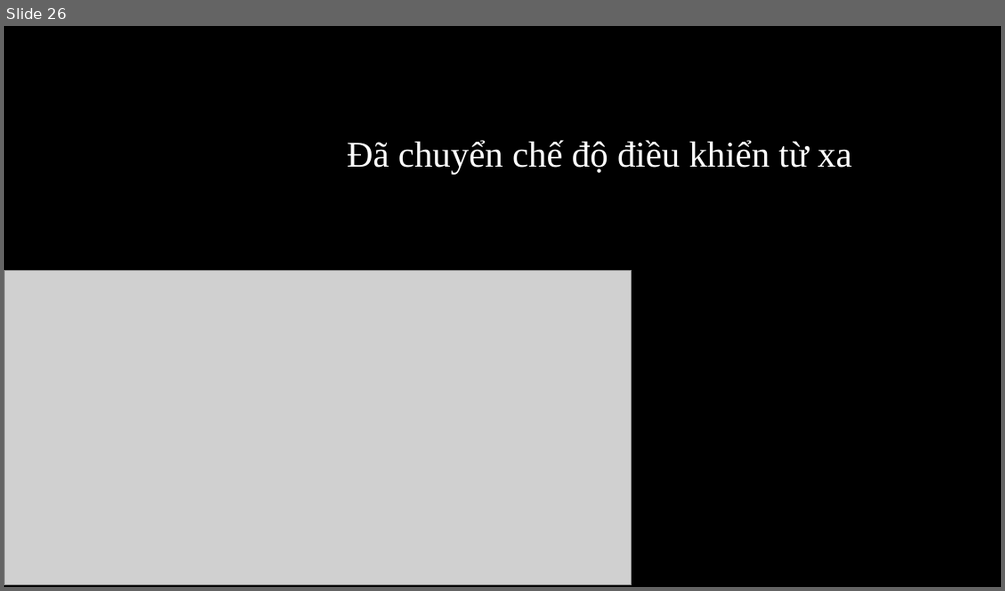
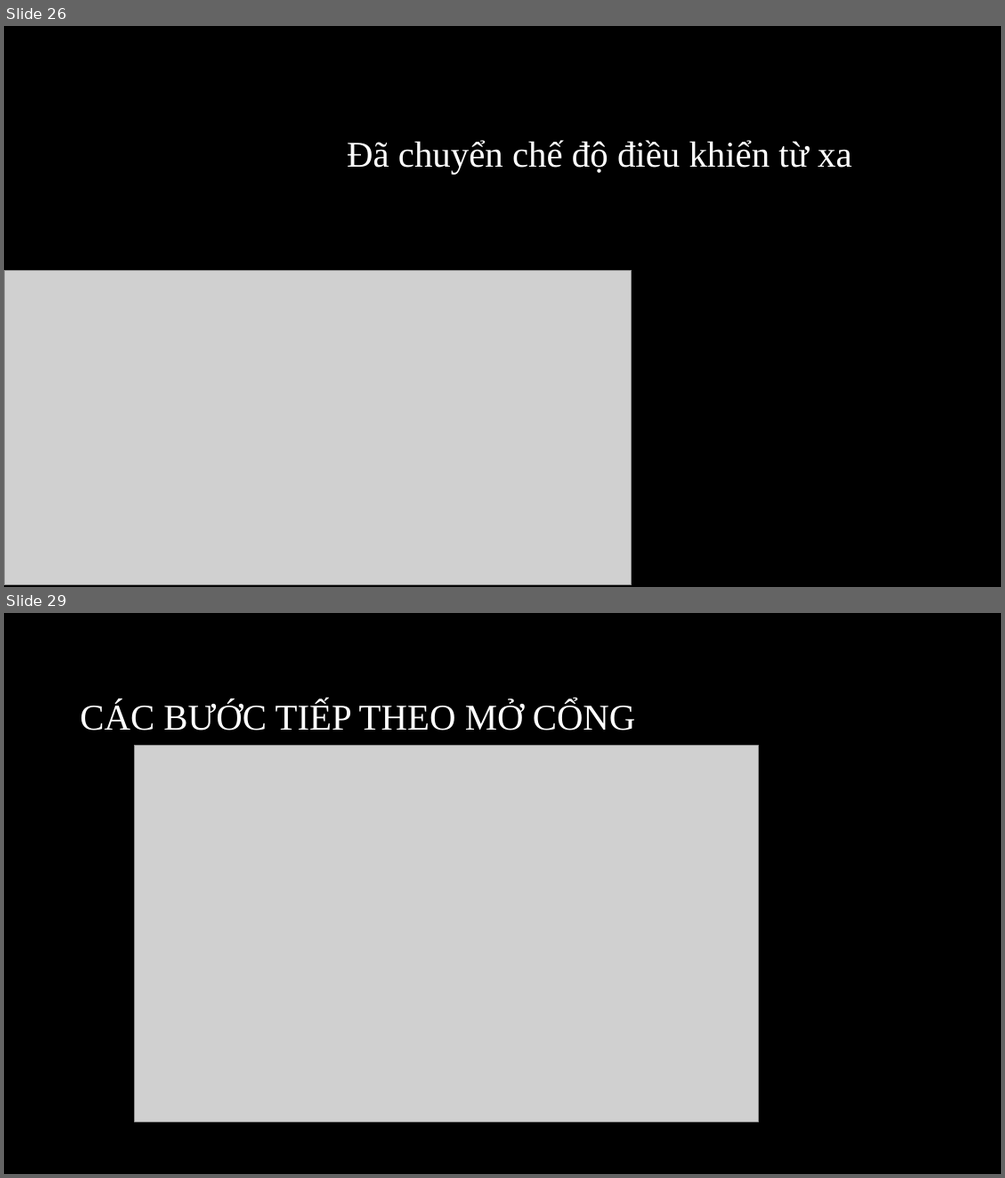
Before and after one commit to vulan1112/b-i-t-p, a slide deck: Quá trình cài đặt My SQL 2022.pptx. Shown one above the other, each under a label of ours: slide 26 before the commit, slides 26 and 29 after it; the slides between them are not shown. The pictures are 1005x591 and 1005x1178 pixels, drawn with LibreOffice and Linux fonts; fonts in the diff are those of the drawing; grey boxes stand for pictures; background and template pictures are left out. Boxes give left, top, right and bottom in pixels: in the first picture for what was removed or moved away, otherwise in the second. Text is boxed around its words. In the diff, an @@ line names an element or a change of style, - is before the commit and + after.

```diff
--- a/Quá trình cài đặt My SQL 2022.pptx
+++ b/Quá trình cài đặt My SQL 2022.pptx
@@ slide 29 added at (4,613,1001,1174), background #000000 @@
@@ title added at (80,701,636,730), 35 pt, text #FFFFFF @@
+CÁC BƯỚC TIẾP THEO MỞ CỔNG
@@ picture added at (135,746,759,1121) @@
```
Also in this commit, not shown: 7 other slides added.
